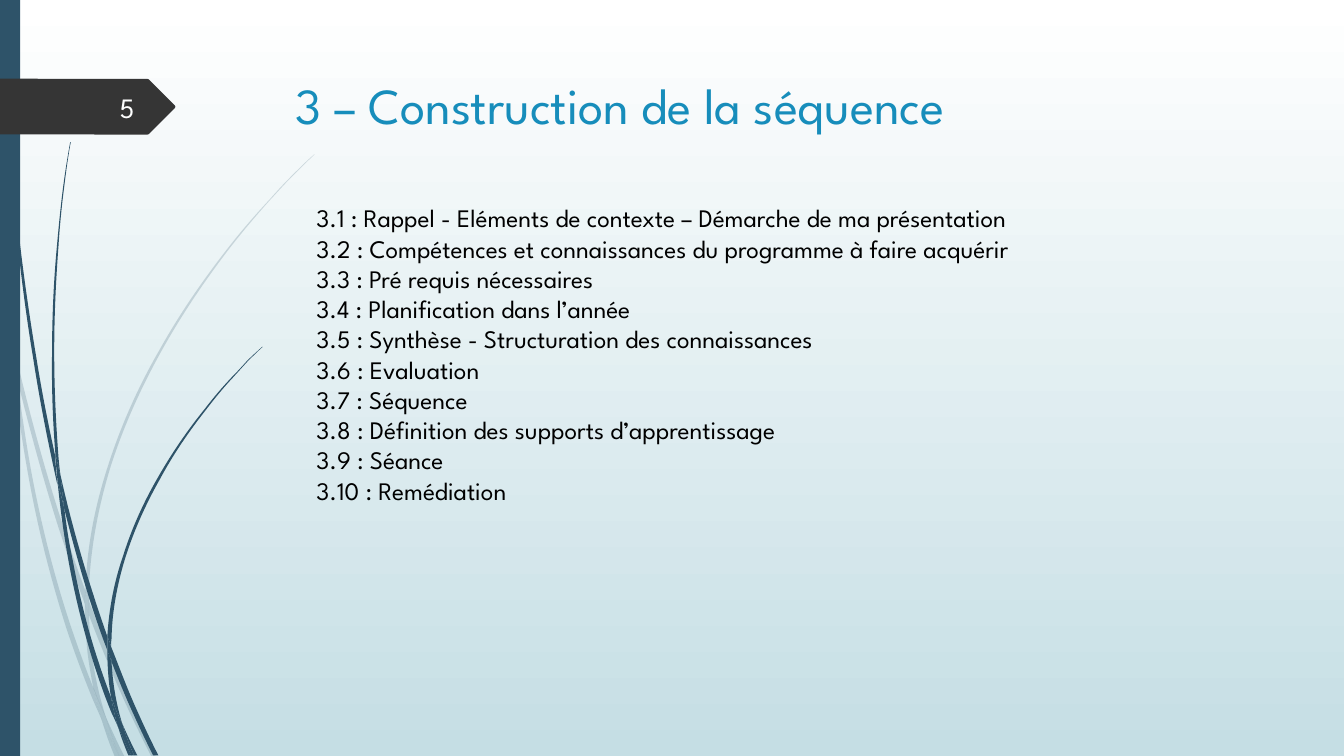
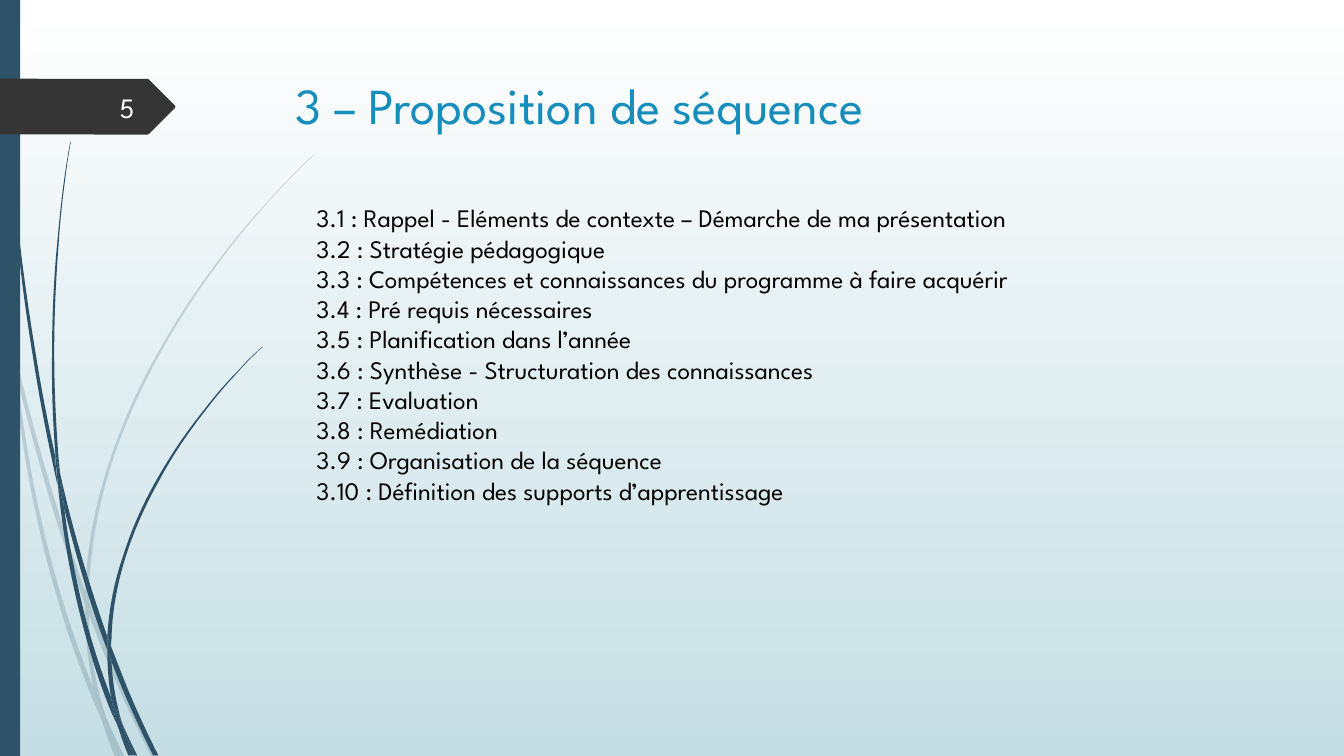
Before and after one commit to SdeuxiModeles/Modeles, a slide deck: slide 5 of N1SPE.pptx. Drawn at 1344x756 pixels with LibreOffice and Linux fonts; fonts in the diff are those of the drawing. Boxes give left, top, right and bottom in pixels: in the first picture for what was removed or moved away, otherwise in the second. Text is boxed around its words. In the diff, an @@ line names an element or a change of style, - is before the commit and + after.

```diff
--- a/N1SPE.pptx
+++ b/N1SPE.pptx
@@ title at (x1=296, y1=89, x2=864, y2=135): text changed @@
-3 – Construction de la séquence
+3 – Proposition de séquence
@@ text at (x1=316, y1=232, x2=1008, y2=506): text changed @@
-3.2 : Compétences et connaissances du programme à faire acquérir
-3.3 : Pré requis nécessaires
-3.4 : Planification dans l’année
-3.5 : Synthèse - Structuration des connaissances
-3.6 : Evaluation
-3.7 : Séquence
-3.8 : Définition des supports d’apprentissage
-3.9 : Séance
-3.10 : Remédiation
+3.2 : Stratégie pédagogique
+3.3 : Compétences et connaissances du programme à faire acquérir
+3.4 : Pré requis nécessaires
+3.5 : Planification dans l’année
+3.6 : Synthèse - Structuration des connaissances
+3.7 : Evaluation
+3.8 : Remédiation
+3.9 : Organisation de la séquence
+3.10 : Définition des supports d’apprentissage
```
Also in this commit, not shown: 19 other slides changed, 1 other file.
